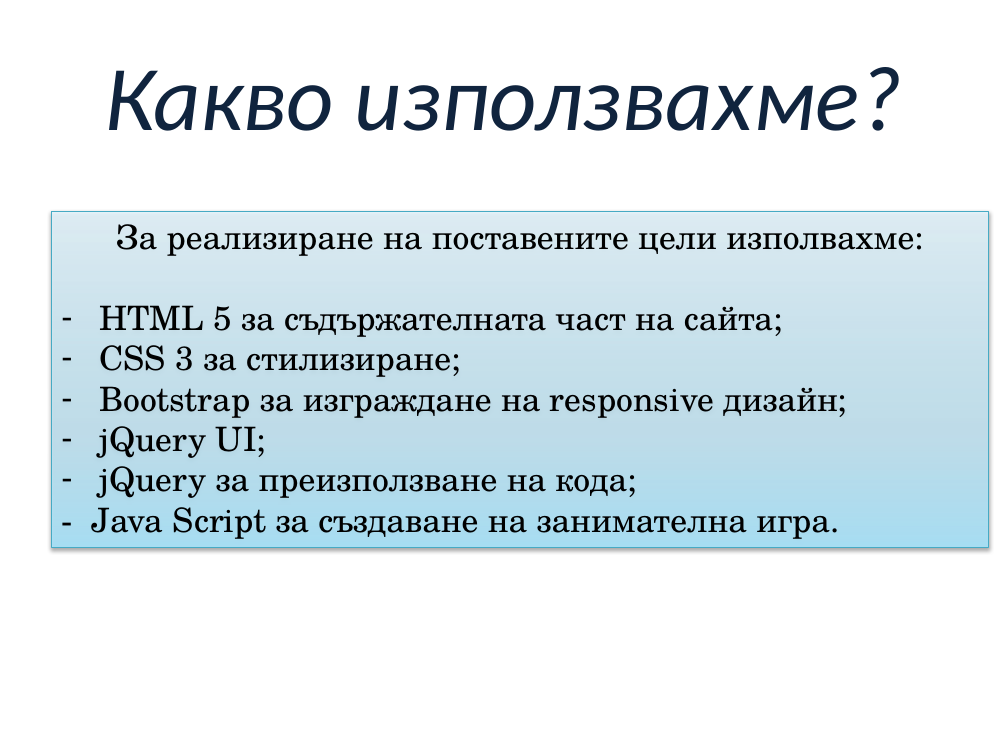
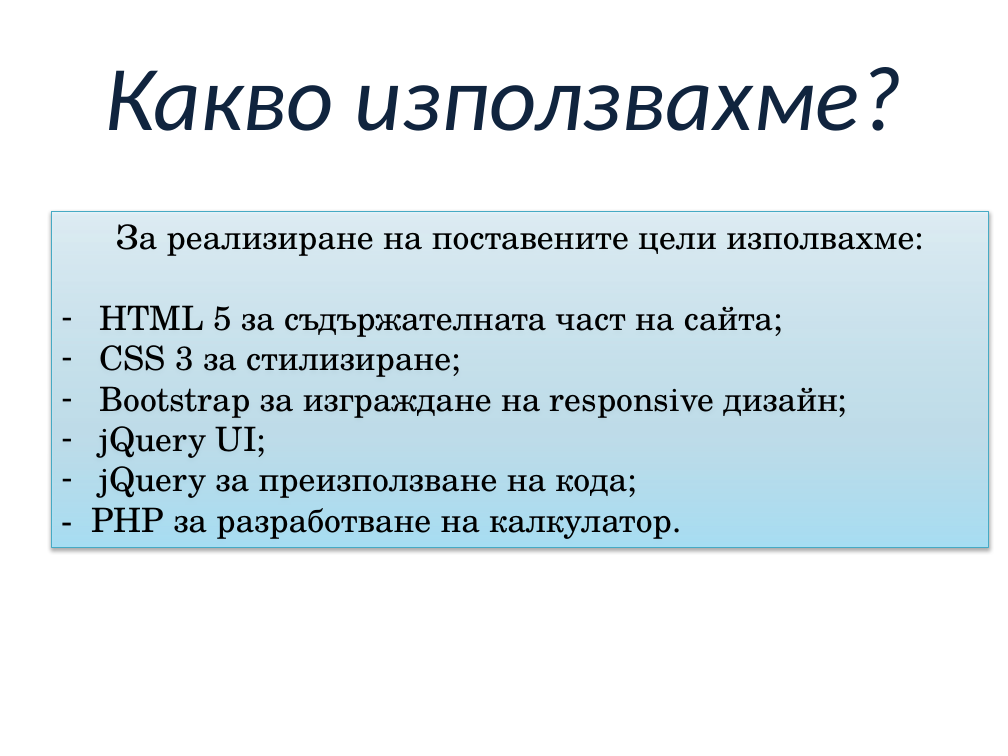
Before and after one commit to Samuil-Petrov/TeamKatla, a slide deck: slide 5 of TeamProject - Katla/Presentation/TeamKatla.pptx. Drawn at 1008x756 pixels with LibreOffice and Linux fonts; fonts in the diff are those of the drawing; background and template pictures are left out. Boxes give left, top, right and bottom in pixels: in the first picture for what was removed or moved away, otherwise in the second. Text is boxed around its words. In the diff, an @@ line names an element or a change of style, - is before the commit and + after.

Commit message:
New version of TeamKatla.pptx

```diff
--- a/TeamProject - Katla/Presentation/TeamKatla.pptx
+++ b/TeamProject - Katla/Presentation/TeamKatla.pptx
@@ text in rectangle at (x1=91, y1=507, x2=672, y2=539): text changed @@
-- Java Script за създаване на занимателна игра.
+- PHP за разработване на калкулатор.
```
